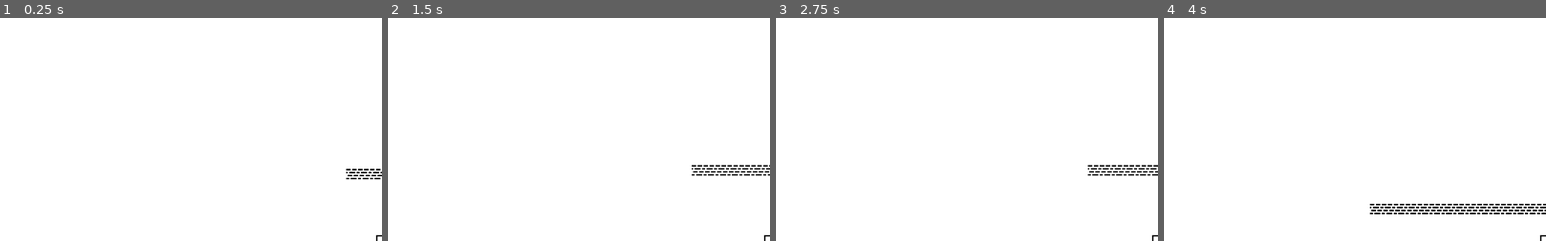
Above: before the commit, frames 1-4 (left to right).
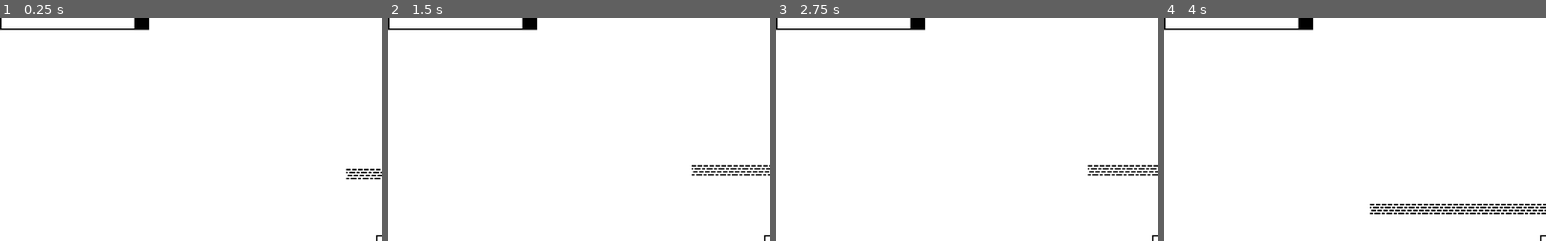
Above: after the commit, the same moments.

Repository: Yagoi23/Vild
Game: Godot game, scene res://Levels/TestLevel.tscn
The game is run twice, just before and just after one commit, with the same random seed, the same clock (stepped at 60 frames per second) and the same inputs. The project has no main scene, so this scene is started directly.
Inputs:
- Up to frame 1 (0.25 s): no input
- Up to frame 2 (1.5 s): hold D (move_right) from 0.53 s (still down); tap Space (jump) at 0.77 s
- Up to frame 3 (2.75 s): tap Space (jump) at 1.52 s; release D (move_right) at 2.03 s; hold A (move_left) from 2.03 s (still down)
- Up to frame 4 (4 s): release A (move_left) at 2.78 s; hold D (move_right) from 2.78 s (still down); tap Space (jump) at 3.02, 3.77 s
The pictures show only the part of the screen within x 0-50%, y 0-50%; the shares and areas given below are measured in that part.

The runs differ from the first frame. In frame 1, 0.6% of the frame differs, in the area x 0-40%, y 0-6%; in frame 2, 0.6%; in frame 3, 0.6%; in frame 4, 0.6%.

Commit message:
Fonts and Hud

Diff:
--- a/Player/Player.tscn
+++ b/Player/Player.tscn
@@ -1,7 +1,8 @@
-[gd_scene load_steps=4 format=2]
+[gd_scene load_steps=5 format=2]
 
 [ext_resource path="res://Assets/TestSprite.png" type="Texture" id=1]
 [ext_resource path="res://Player/PlayerMovement.gd" type="Script" id=2]
+[ext_resource path="res://Ui/Hud/Hud.tscn" type="PackedScene" id=3]
 
 [sub_resource type="RectangleShape2D" id=1]
 extents = Vector2( 8, 8 )
@@ -16,6 +17,14 @@
 [node name="Sprite" type="Sprite" parent="."]
 texture = ExtResource( 1 )
 
+[node name="Hud" parent="." instance=ExtResource( 3 )]
+anchor_left = 0.0
+anchor_right = 0.0
+margin_left = -256.0
+margin_top = -152.0
+margin_right = 256.0
+margin_bottom = 152.0
+
 [node name="Camera2D" type="Camera2D" parent="."]
 current = true
 zoom = Vector2( 0.5, 0.5 )
--- /dev/null
+++ b/Ui/Hud/Hud.tscn
@@ -0,0 +1,62 @@
+[gd_scene load_steps=5 format=2]
+
+[ext_resource path="res://Assets/tinypixel.otf" type="DynamicFontData" id=1]
+
+[sub_resource type="DynamicFont" id=1]
+font_data = ExtResource( 1 )
+
+[sub_resource type="StyleBoxFlat" id=3]
+bg_color = Color( 1, 1, 1, 1 )
+border_width_left = 1
+border_width_top = 1
+border_width_bottom = 1
+border_color = Color( 0, 0, 0, 1 )
+
+[sub_resource type="StyleBoxFlat" id=4]
+bg_color = Color( 0, 0, 0, 1 )
+
+[node name="Hud" type="Control"]
+anchor_left = 0.5
+anchor_right = 0.5
+margin_left = -512.0
+margin_right = 512.0
+margin_bottom = 600.0
+__meta__ = {
+"_edit_use_anchors_": false
+}
+
+[node name="ColorRect" type="ColorRect" parent="."]
+visible = false
+anchor_left = 0.5
+anchor_right = 0.5
+margin_left = -512.0
+margin_right = 512.0
+margin_bottom = 24.0
+color = Color( 0, 0, 0, 1 )
+__meta__ = {
+"_edit_use_anchors_": false
+}
+
+[node name="Label" type="Label" parent="."]
+visible = false
+margin_left = 178.0
+margin_right = 243.0
+margin_bottom = 19.0
+custom_fonts/font = SubResource( 1 )
+text = "testing"
+align = 1
+__meta__ = {
+"_edit_use_anchors_": false
+}
+
+[node name="ProgressBar" type="ProgressBar" parent="."]
+margin_right = 100.0
+margin_bottom = 10.0
+custom_styles/fg = SubResource( 3 )
+custom_styles/bg = SubResource( 4 )
+value = 90.0
+rounded = true
+percent_visible = false
+__meta__ = {
+"_edit_use_anchors_": false
+}
--- a/project.godot
+++ b/project.godot
@@ -12,6 +12,11 @@
 
 config/name="Vild"
 config/icon="res://icon.png"
+
+[display]
+
+window/size/resizable=false
+window/size/fullscreen=true
 
 [importer_defaults]
 
Binary file added: Assets/tinypixel.otf
Binary file added: Assets/tinypixel.ttf
